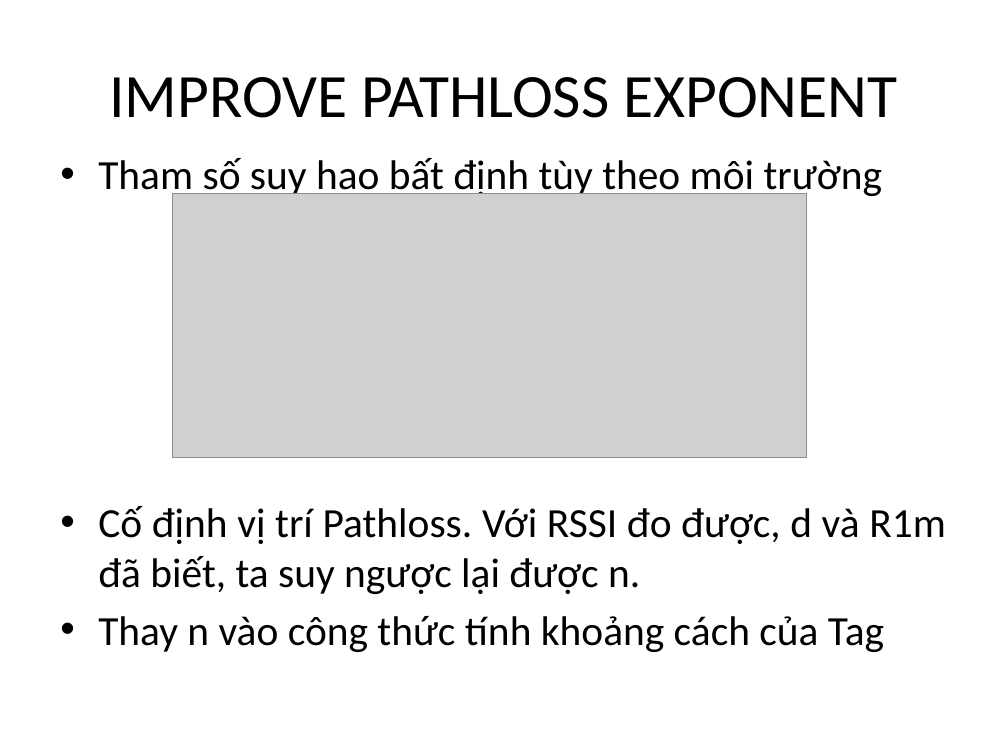
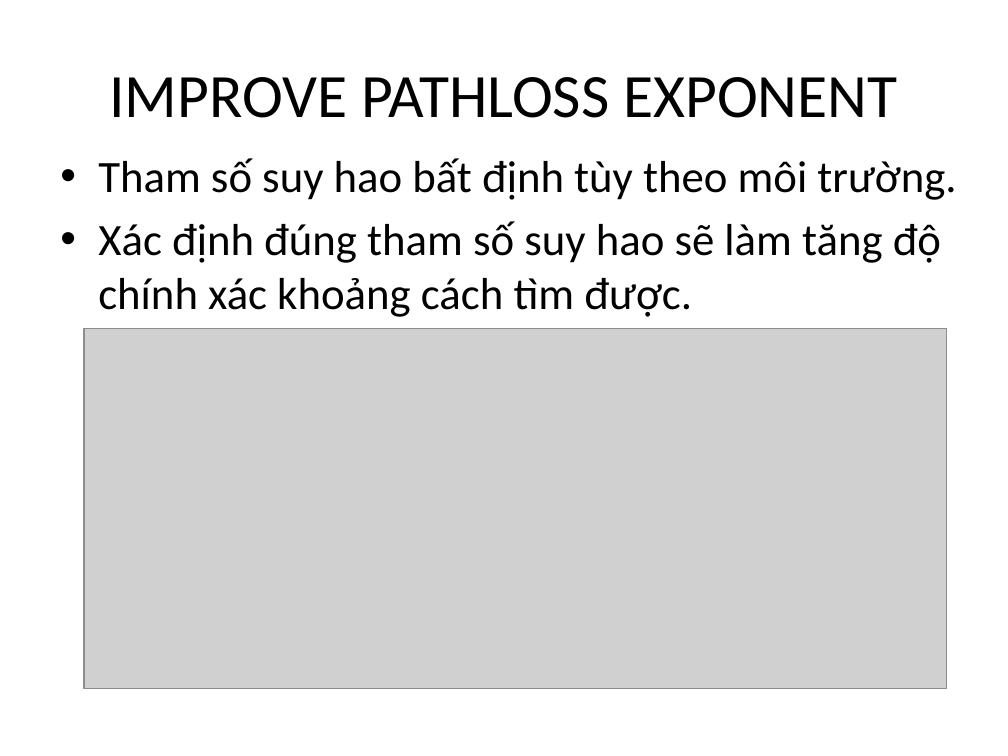
Before and after one commit to letruongthanh3698/BLE_matlab, a slide deck: slide 14 of report/Timeline.Report.pptx. Drawn at 1008x756 pixels with LibreOffice and Linux fonts; fonts in the diff are those of the drawing; grey boxes stand for pictures. Boxes give left, top, right and bottom in pixels: in the first picture for what was removed or moved away, otherwise in the second. Text is boxed around its words. In the diff, an @@ line names an element or a change of style, - is before the commit and + after.

```diff
--- a/report/Timeline.Report.pptx
+++ b/report/Timeline.Report.pptx
@@ text at (x1=98, y1=158, x2=956, y2=317): text changed; size 29.6 to 32 pt @@
-• Tham số suy hao bất định tùy theo môi trường
-• Cố định vị trí Pathloss. Với RSSI đo được, d và R1m đã biết, ta suy ngược lại được n.
-• Thay n vào công thức tính khoảng cách của Tag
+• Tham số suy hao bất định tùy theo môi trường.
+• Xác định đúng tham số suy hao sẽ làm tăng độ chính xác khoảng cách tìm được.
@@ picture resized from (x1=172, y1=194, x2=806, y2=458) to (x1=84, y1=329, x2=947, y2=688) @@
```
Also in this commit, not shown: 1 other slide changed, 1 slide added, 10 other files.
